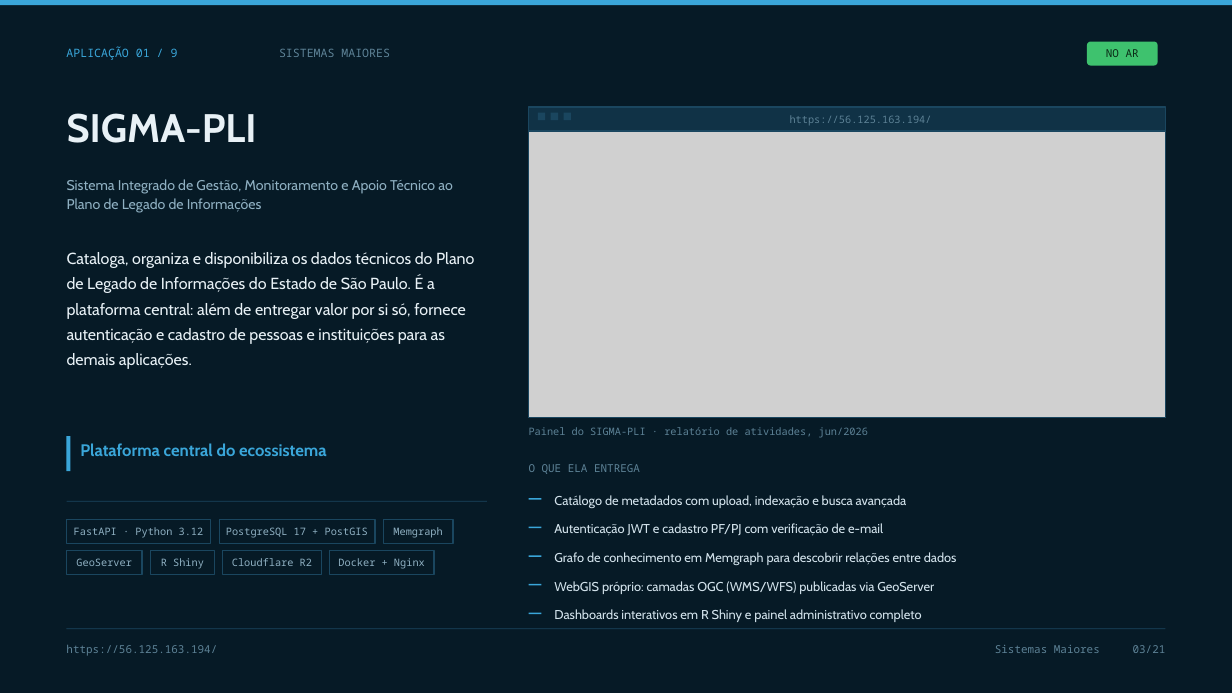
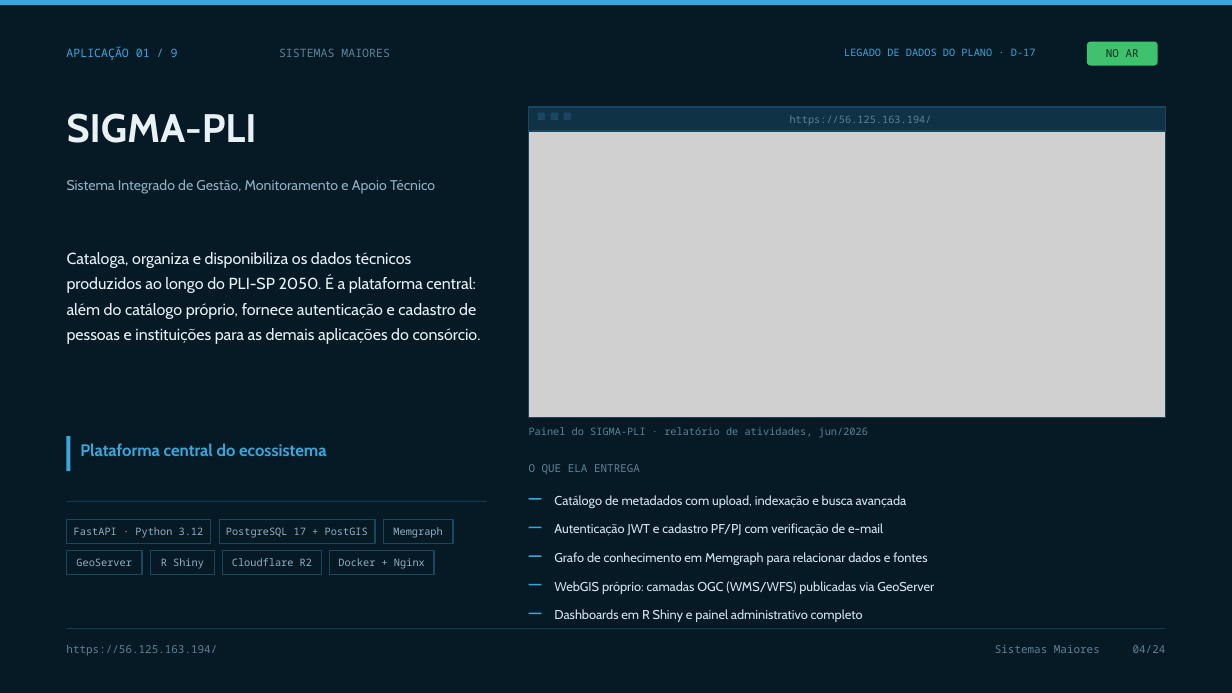
Before and after one commit to vpcapanema/pli-hub, a slide deck: slide 4 of apresentacao/pli-hub-detalhada.pptx (slide 3 before the commit). Drawn at 1232x693 pixels with LibreOffice and Linux fonts; fonts in the diff are those of the drawing; grey boxes stand for pictures. Boxes give left, top, right and bottom in pixels: in the first picture for what was removed or moved away, otherwise in the second. Text is boxed around its words. In the diff, an @@ line names an element or a change of style, - is before the commit and + after.

```diff
--- a/apresentacao/pli-hub-detalhada.pptx
+++ b/apresentacao/pli-hub-detalhada.pptx
@@ text added at <box>844,48,1036,56</box>, 8 pt, text #3AA6D9 @@
+LEGADO DE DADOS DO PLANO · D-17
@@ text at <box>67,179,435,194</box>: text changed @@
-Sistema Integrado de Gestão, Monitoramento e Apoio Técnico ao Plano de Legado de Informações
+Sistema Integrado de Gestão, Monitoramento e Apoio Técnico
@@ text at <box>67,252,481,344</box>: text changed @@
-Cataloga, organiza e disponibiliza os dados técnicos do Plano de Legado de Informações do Estado de São Paulo. É a plataforma central: além de entregar valor por si só, fornece autenticação e cadastro de pessoas e instituições para as demais aplicações.
+Cataloga, organiza e disponibiliza os dados técnicos produzidos ao longo do PLI-SP 2050. É a plataforma central: além do catálogo próprio, fornece autenticação e cadastro de pessoas e instituições para as demais aplicações do consórcio.
@@ text at <box>554,552,927,565</box>: text changed @@
-Grafo de conhecimento em Memgraph para descobrir relações entre dados
+Grafo de conhecimento em Memgraph para relacionar dados e fontes
@@ text at <box>554,609,863,622</box>: text changed @@
-Dashboards interativos em R Shiny e painel administrativo completo
+Dashboards em R Shiny e painel administrativo completo
@@ text at <box>995,645,1166,653</box>: text changed @@
-Sistemas Maiores 03/21
+Sistemas Maiores 04/24
```
Also in this commit, not shown: 19 other slides changed, 3 slides added, 10 other files.
